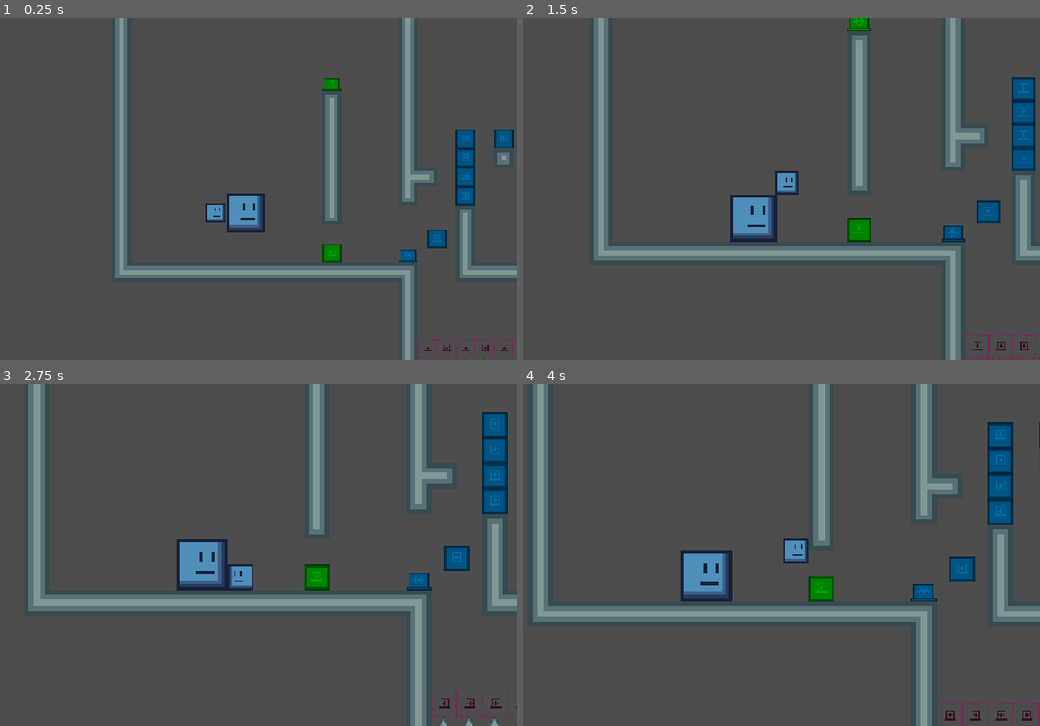
Above: before the commit, frames 1-4 (two rows, left to right).
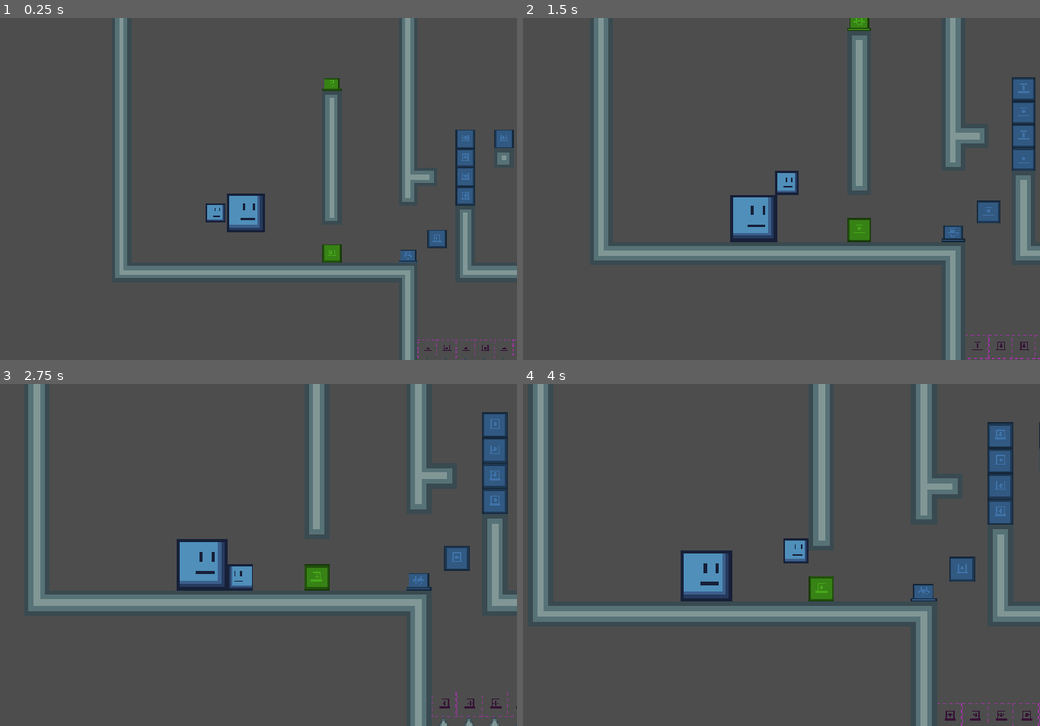
Above: after the commit, the same moments.

Repository: itstntcraft123/small-guy-big-guy
Game: Godot game, scene res://scenes/levels/level8.tscn
Two runs of this game, one before a commit and one after it. Both use one fixed random seed, a clock stepped at 60 frames per second and the inputs below. This scene is started directly instead of the project's main scene.
Inputs (mouse positions are in pixels of both pictures, inside the frame that each line leads up to):
- Up to frame 1 (0.25 s): no input
- Up to frame 2 (1.5 s): tap Enter at 0.5 s; move the mouse to (869, 171) at 0.52 s; hold E (interact) 0.53-1.28 s; hold D (small_right) from 0.53 s (still down); click (869, 171) at 0.67 s; tap W (small_jump) at 0.77 s; move the mouse to (616, 206) at 1.27 s; tap Alt at 1.35 s
- Up to frame 3 (2.75 s): tap W (small_jump) at 1.52 s; move the mouse to (274, 479) at 2.02 s; release D (small_right) at 2.03 s; hold A (small_left) from 2.03 s (still down); tap Shift at 2.1 s
- Up to frame 4 (4 s): move the mouse to (703, 623) at 2.77 s; release A (small_left) at 2.78 s; hold D (small_right) from 2.78 s (still down); tap E (interact) at 2.85 s; click (703, 623) at 2.92 s; tap W (small_jump) at 3.02, 3.77 s; move the mouse to (915, 606) at 3.52 s; tap Alt at 3.6 s

The runs differ from the first frame. In frame 1, 1.5% of the frame differs, in the area x 62-100%, y 17-100%; in frame 2, 2.0%; in frame 3, 2.2%, in the area x 58-100%, y 8-98%; in frame 4, 2.2%.

Commit message:
fix changing preset colors not updating buttons/doors

Diff:
--- a/scenes/levels/level10.tscn
+++ b/scenes/levels/level10.tscn
@@ -18,11 +18,13 @@
 
 [node name="buttonGreen" parent="." index="5" unique_id=1331368196 instance=ExtResource("3_mnr30")]
 position = Vector2(720, -64)
-color = Color(0, 1, 0, 1)
+preset_color = 1
+color = Color(0.322, 0.844, 0, 1)
 
 [node name="DoorGreen" parent="." index="6" unique_id=1193654706 instance=ExtResource("4_yu5ka")]
 position = Vector2(112, 80)
-color = Color(0, 1, 0, 1)
+preset_color = 1
+color = Color(0.322, 0.844, 0, 1)
 
 [node name="Portal" parent="." index="7" unique_id=1527810771 instance=ExtResource("5_0g6gi")]
 position = Vector2(1053, 96)
--- a/scenes/levels/level4.tscn
+++ b/scenes/levels/level4.tscn
@@ -19,17 +19,17 @@
 [node name="Door" parent="." index="6" unique_id=1193654706 instance=ExtResource("3_e127x")]
 position = Vector2(257, 16)
 preset_color = 2
-color = Color(0.462, 0.723, 1, 1)
+color = Color(0.297, 0.648, 1, 1)
 
 [node name="Door2" parent="." index="7" unique_id=1184006038 instance=ExtResource("3_e127x")]
 position = Vector2(257, 48)
 preset_color = 2
-color = Color(0.462, 0.723, 1, 1)
+color = Color(0.297, 0.648, 1, 1)
 
 [node name="Door3" parent="." index="8" unique_id=1828789075 instance=ExtResource("3_e127x")]
 position = Vector2(257, 80)
 preset_color = 2
-color = Color(0.462, 0.723, 1, 1)
+color = Color(0.297, 0.648, 1, 1)
 
 [node name="Label" type="Label" parent="." index="9" unique_id=238649676]
 offset_left = 40.0
--- a/scenes/levels/level7.tscn
+++ b/scenes/levels/level7.tscn
@@ -37,15 +37,18 @@
 
 [node name="small_button" parent="." index="13" unique_id=1331368196 instance=ExtResource("3_un2t2")]
 position = Vector2(528, 224)
-color = Color(0, 1, 0, 1)
+preset_color = 1
+color = Color(0.322, 0.844, 0, 1)
 
 [node name="Door" parent="." index="14" unique_id=1193654706 instance=ExtResource("4_8ipv8")]
 position = Vector2(272, 176)
-color = Color(0, 1, 0, 1)
+preset_color = 1
+color = Color(0.322, 0.844, 0, 1)
 
 [node name="Door2" parent="." index="15" unique_id=368274457 instance=ExtResource("4_8ipv8")]
 position = Vector2(368, 176)
-color = Color(0, 1, 0, 1)
+preset_color = 1
+color = Color(0.322, 0.844, 0, 1)
 
 [node name="Portal" parent="." index="16" unique_id=1527810771 instance=ExtResource("5_62n21")]
 position = Vector2(671, 208)
--- a/scenes/levels/level8.tscn
+++ b/scenes/levels/level8.tscn
@@ -15,100 +15,121 @@
 
 [node name="buttonGreen" parent="." index="5" unique_id=1331368196 instance=ExtResource("2_jbeo8")]
 position = Vector2(208, -160)
-color = Color(0, 1, 0, 1)
+preset_color = 1
+color = Color(0.322, 0.844, 0, 1)
 
 [node name="DoorGreen" parent="." index="6" unique_id=1193654706 instance=ExtResource("3_rrpq3")]
 position = Vector2(208, 112)
-color = Color(0, 1, 0, 1)
+preset_color = 1
+color = Color(0.322, 0.844, 0, 1)
 
 [node name="ButtonBlue" parent="." index="7" unique_id=1515362360 instance=ExtResource("4_rrpq3")]
 position = Vector2(336, 128)
-color = Color(0, 0.63529414, 1, 1)
+preset_color = 2
+color = Color(0.297, 0.648, 1, 1)
 
 [node name="DoorBlue" parent="." index="8" unique_id=2132033894 instance=ExtResource("3_rrpq3")]
 position = Vector2(432, 16)
-color = Color(0, 0.63529414, 1, 1)
+preset_color = 2
+color = Color(0.297, 0.648, 1, 1)
 
 [node name="DoorBlue6" parent="." index="9" unique_id=1523796313 instance=ExtResource("3_rrpq3")]
 position = Vector2(432, -16)
-color = Color(0, 0.63529414, 1, 1)
+preset_color = 2
+color = Color(0.297, 0.648, 1, 1)
 
 [node name="DoorBlue7" parent="." index="10" unique_id=2023517682 instance=ExtResource("3_rrpq3")]
 position = Vector2(432, -48)
-color = Color(0, 0.63529414, 1, 1)
+preset_color = 2
+color = Color(0.297, 0.648, 1, 1)
 
 [node name="DoorBlue8" parent="." index="11" unique_id=1275801032 instance=ExtResource("3_rrpq3")]
 position = Vector2(432, -80)
-color = Color(0, 0.63529414, 1, 1)
+preset_color = 2
+color = Color(0.297, 0.648, 1, 1)
 
 [node name="DoorBlue5" parent="." index="12" unique_id=1348438386 instance=ExtResource("3_rrpq3")]
 position = Vector2(384, 88)
-color = Color(0, 0.63529414, 1, 1)
+preset_color = 2
+color = Color(0.297, 0.648, 1, 1)
 
 [node name="DoorBlue3" parent="." index="13" unique_id=966809206 instance=ExtResource("3_rrpq3")]
 position = Vector2(496, -80)
-color = Color(0, 0.63529414, 1, 1)
+preset_color = 2
+color = Color(0.297, 0.648, 1, 1)
 
 [node name="DoorBlue4" parent="." index="14" unique_id=1965798646 instance=ExtResource("3_rrpq3")]
 position = Vector2(560, -112)
-color = Color(0, 0.63529414, 1, 1)
+preset_color = 2
+color = Color(0.297, 0.648, 1, 1)
 
 [node name="Portal" parent="." index="15" unique_id=1527810771 instance=ExtResource("5_mdxo6")]
 position = Vector2(890.0395, 87.80643)
 
 [node name="DoorAnti" parent="." index="16" unique_id=39009999 instance=ExtResource("3_rrpq3")]
 position = Vector2(368, 272)
-color = Color(1, 0, 0.6392157, 1)
+preset_color = 3
+color = Color(0.924, 0.321, 0.937, 1)
 inverted = true
 
 [node name="DoorAnti2" parent="." index="17" unique_id=1313414859 instance=ExtResource("3_rrpq3")]
 position = Vector2(400, 272)
-color = Color(1, 0, 0.6392157, 1)
+preset_color = 3
+color = Color(0.924, 0.321, 0.937, 1)
 inverted = true
 
 [node name="DoorAnti3" parent="." index="18" unique_id=2070179555 instance=ExtResource("3_rrpq3")]
 position = Vector2(432, 272)
-color = Color(1, 0, 0.6392157, 1)
+preset_color = 3
+color = Color(0.924, 0.321, 0.937, 1)
 inverted = true
 
 [node name="DoorAnti4" parent="." index="19" unique_id=897429754 instance=ExtResource("3_rrpq3")]
 position = Vector2(464, 272)
-color = Color(1, 0, 0.6392157, 1)
+preset_color = 3
+color = Color(0.924, 0.321, 0.937, 1)
 inverted = true
 
 [node name="DoorAnti5" parent="." index="20" unique_id=762475385 instance=ExtResource("3_rrpq3")]
 position = Vector2(496, 272)
-color = Color(1, 0, 0.6392157, 1)
+preset_color = 3
+color = Color(0.924, 0.321, 0.937, 1)
 inverted = true
 
 [node name="DoorAnti6" parent="." index="21" unique_id=1721595475 instance=ExtResource("3_rrpq3")]
 position = Vector2(528, 272)
-color = Color(1, 0, 0.6392157, 1)
+preset_color = 3
+color = Color(0.924, 0.321, 0.937, 1)
 inverted = true
 
 [node name="DoorAnti7" parent="." index="22" unique_id=1952196771 instance=ExtResource("3_rrpq3")]
 position = Vector2(560, 272)
-color = Color(1, 0, 0.6392157, 1)
+preset_color = 3
+color = Color(0.924, 0.321, 0.937, 1)
 inverted = true
 
 [node name="DoorAnti8" parent="." index="23" unique_id=1599490106 instance=ExtResource("3_rrpq3")]
 position = Vector2(592, 272)
-color = Color(1, 0, 0.6392157, 1)
+preset_color = 3
+color = Color(0.924, 0.321, 0.937, 1)
 inverted = true
 
 [node name="DoorAnti9" parent="." index="24" unique_id=22301334 instance=ExtResource("3_rrpq3")]
 position = Vector2(624, 272)
-color = Color(1, 0, 0.6392157, 1)
+preset_color = 3
+color = Color(0.924, 0.321, 0.937, 1)
 inverted = true
 
 [node name="DoorAnti10" parent="." index="25" unique_id=306269610 instance=ExtResource("3_rrpq3")]
 position = Vector2(656, 272)
-color = Color(1, 0, 0.6392157, 1)
+preset_color = 3
+color = Color(0.924, 0.321, 0.937, 1)
 inverted = true
 
 [node name="DoorAnti11" parent="." index="26" unique_id=2079809872 instance=ExtResource("3_rrpq3")]
 position = Vector2(688, 272)
-color = Color(1, 0, 0.6392157, 1)
+preset_color = 3
+color = Color(0.924, 0.321, 0.937, 1)
 inverted = true
 
 [node name="Spike" parent="." index="27" unique_id=925223878 instance=ExtResource("6_ujtvf")]
@@ -146,4 +167,5 @@
 
 [node name="antiButton" parent="." index="38" unique_id=123782241 instance=ExtResource("7_h1dae")]
 position = Vector2(656, -96)
-color = Color(1, 0, 0.6392157, 1)
+preset_color = 3
+color = Color(0.924, 0.321, 0.937, 1)
--- a/scenes/levels/level9.tscn
+++ b/scenes/levels/level9.tscn
@@ -23,19 +23,23 @@
 
 [node name="Door6" parent="." index="6" unique_id=1866936365 instance=ExtResource("3_h1dae")]
 position = Vector2(784, 144)
-color = Color(0, 1, 0, 1)
+preset_color = 1
+color = Color(0.322, 0.844, 0, 1)
 
 [node name="Door8" parent="." index="7" unique_id=1493438535 instance=ExtResource("3_h1dae")]
 position = Vector2(816, 144)
-color = Color(0, 1, 0, 1)
+preset_color = 1
+color = Color(0.322, 0.844, 0, 1)
 
 [node name="Door9" parent="." index="8" unique_id=8665650 instance=ExtResource("3_h1dae")]
 position = Vector2(848, 144)
-color = Color(0, 1, 0, 1)
+preset_color = 1
+color = Color(0.322, 0.844, 0, 1)
 
 [node name="Door10" parent="." index="9" unique_id=2037211446 instance=ExtResource("3_h1dae")]
 position = Vector2(880, 144)
-color = Color(0, 1, 0, 1)
+preset_color = 1
+color = Color(0.322, 0.844, 0, 1)
 
 [node name="buttonGreen" parent="." index="10" unique_id=1331368196 instance=ExtResource("4_infop")]
 position = Vector2(496, -192)
@@ -43,11 +47,13 @@
 
 [node name="Door4" parent="." index="11" unique_id=319997460 instance=ExtResource("3_h1dae")]
 position = Vector2(400, 144)
-color = Color(0, 1, 1, 1)
+preset_color = 2
+color = Color(0.297, 0.648, 1, 1)
 
 [node name="Door5" parent="." index="12" unique_id=1917046444 instance=ExtResource("3_h1dae")]
 position = Vector2(432, 144)
-color = Color(0, 1, 1, 1)
+preset_color = 2
+color = Color(0.297, 0.648, 1, 1)
 
 [node name="ButtonBlue" parent="." index="13" unique_id=652138413 instance=ExtResource("5_s4x5n")]
 position = Vector2(-208, 256)
--- a/scripts/button.gd
+++ b/scripts/button.gd
@@ -35,7 +35,6 @@
 var grace := 0
 const GRACE_FRAMES := 4
 
-# Called when the node enters the scene tree for the first time.
 func _ready() -> void:
 	add_to_group("buttons")
 	sprite.centered = false
@@ -45,6 +44,9 @@
 	platform_shape.position = Vector2.ZERO
 	_apply_texture(tex_idle)
 	_setup_strip()
+	if Utils.PRESET_COLORS_DATA.has(preset_color) and preset_color != Utils.PresetColors.NONE:
+		color = Utils.PRESET_COLORS_DATA[preset_color]
+		#sprite.modulate = Utils.PRESET_COLORS_DATA[preset_color]
 
 func _setup_strip() -> void:
 	if tex_idle == null:
--- a/scripts/door.gd
+++ b/scripts/door.gd
@@ -8,11 +8,13 @@
 		if Utils.PRESET_COLORS_DATA.has(preset_color) and preset_color != Utils.PresetColors.NONE:
 			color = Utils.PRESET_COLORS_DATA[preset_color]
 		notify_property_list_changed()
+var ignore_color := false
 @export var color: Color = Color.WHITE:
 	set(value):
 		color = value
-		_update_sprite()
-
+		if not ignore_color:
+			_update_sprite()
+		ignore_color = false
 @export var inverted := false:
 	set(value):
 		inverted = value
@@ -45,7 +47,12 @@
 	if not is_node_ready():
 		return
 	sprite.visible = true
-	sprite.modulate = color
+	if Utils.PRESET_COLORS_DATA.has(preset_color) and preset_color != Utils.PresetColors.NONE:
+		ignore_color = true
+		color = Utils.PRESET_COLORS_DATA[preset_color]
+		sprite.modulate = Utils.PRESET_COLORS_DATA[preset_color]
+	else:
+		sprite.modulate = color
 	sprite.frame = _frame_for(not is_open)
 
 func _frame_for(solid: bool) -> int:
--- a/scripts/utils.gd
+++ b/scripts/utils.gd
@@ -1,11 +1,12 @@
+@tool
 extends Node
 
 enum PresetColors { NONE, GREEN, BLUE, PURPLE }
 const PRESET_COLORS_DATA: Dictionary[PresetColors, Color] = {
 	PresetColors.NONE: Color.WHITE,
-	PresetColors.GREEN: Color(0.537, 1.0, 0.384),
-	PresetColors.BLUE: Color(0.462, 0.723, 1.0),
-	PresetColors.PURPLE: Color(0.938, 0.415, 0.946)
+	PresetColors.GREEN: Color(0.422, 1.0, 0.165, 1.0),
+	PresetColors.BLUE: Color(0.378, 0.683, 1.0, 1.0),
+	PresetColors.PURPLE: Color(0.924, 0.321, 0.937, 1.0)
 }
 
 func get_children_of_type(node: Node, type: Variant) -> Array[Node]:
